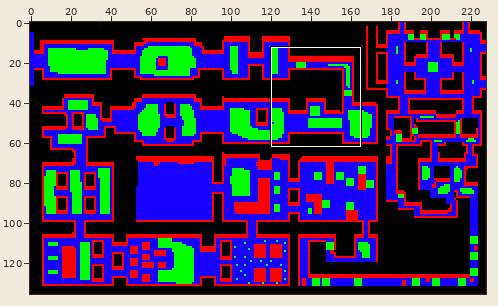
Sprite sheet, stored at data/map1_hit.png. Above: a wide view before the commit, with the close-up outlined.
Close-up. Earlier state:
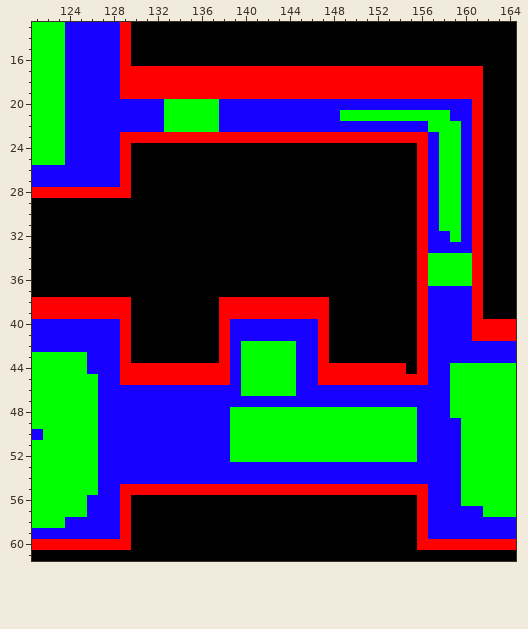
The file is 228x136 pixels. Colours within 5 levels of each other are drawn and written as one. Shown: x 121..164, y 13..61.
After the commit:
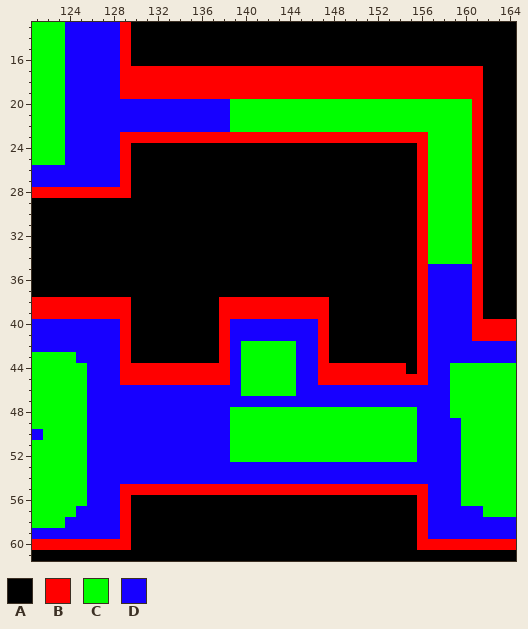
Palette (. is transparent): A #000000  B #ff0000  C #00ff00  D #1700ff
From old to new:
Changed rows in their new state; - is an unchanged pixel.
first column x 133:
20 DDDDD-CCCCCCCCCCCCCCCCCCCCCC
21 DDDDD-CCCCCCCCCC----------CC
22 DDDDD-CCCCCCCCCCCCCCCCCC---C
23 ------------------------C--C
24 ------------------------C--C
25 ------------------------C--C
26 ------------------------C--C
27 ------------------------C--C
28 ------------------------C--C
29 ------------------------C--C
30 ------------------------C--C
31 ------------------------C--C
32 ------------------------CC-C
33 ------------------------CCCC
35 ------------------------DDDD
36 ------------------------DDDD
first column x 125:
43 D-
45 -D
46 -D
47 -D
48 -D
49 -D
50 -D
51 -D
52 -D
53 -D
54 -D
55 -D
57 D-
